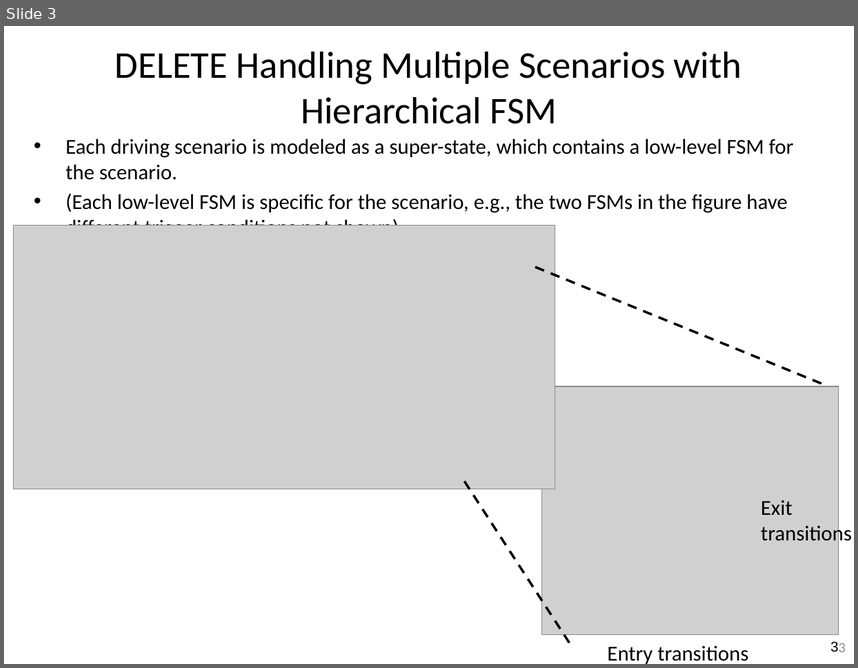
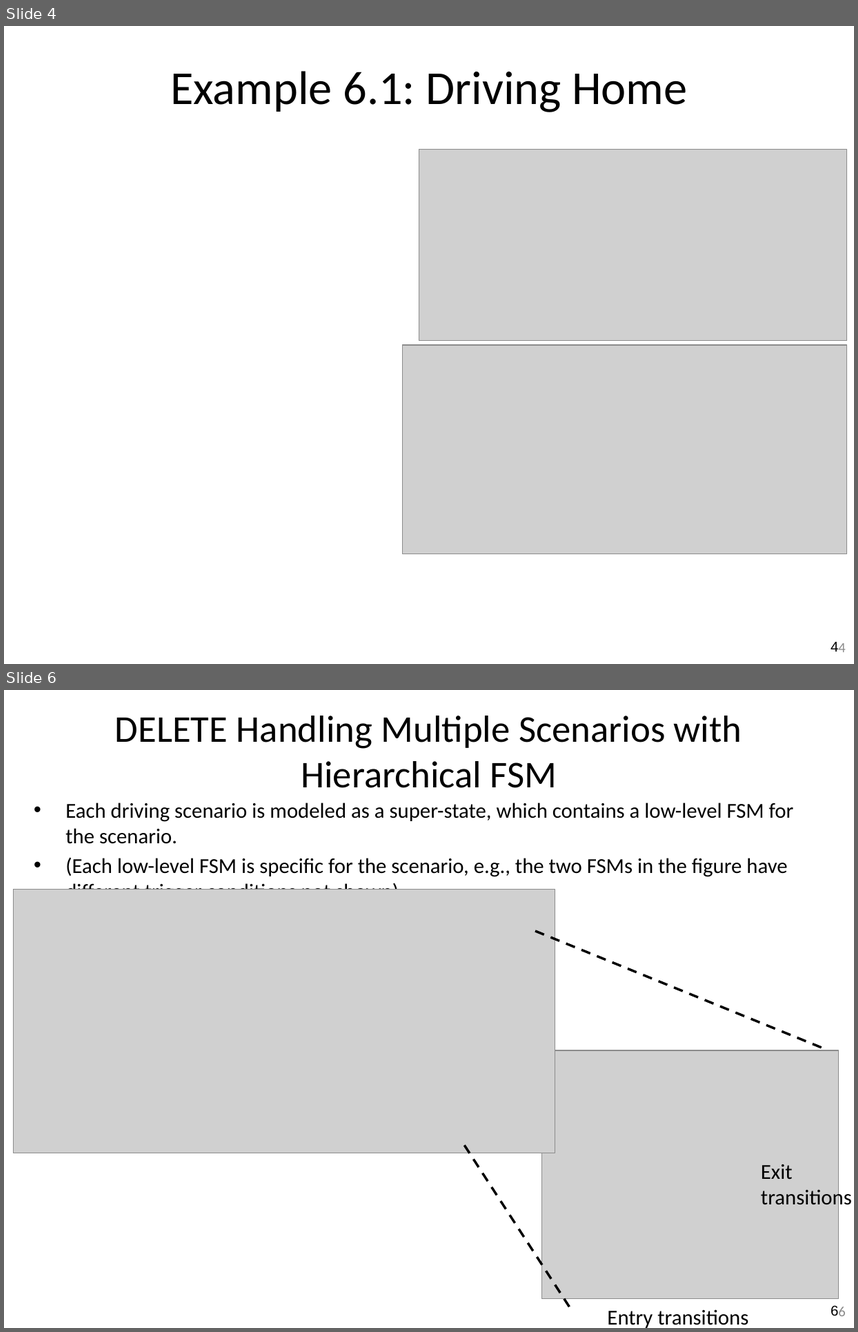
Before and after one commit to guzonghua/saav, a slide deck: PPTs/bak/UMU SDC TODO.pptx. Shown one above the other, each under a label of ours: slide 3 before the commit, slides 4 and 6 after it; the slides between them are not shown. The pictures are 858x668 and 858x1332 pixels, drawn with LibreOffice and Linux fonts; fonts in the diff are those of the drawing; grey boxes stand for pictures. Boxes give left, top, right and bottom in pixels: in the first picture for what was removed or moved away, otherwise in the second. Text is boxed around its words. In the diff, an @@ line names an element or a change of style, - is before the commit and + after.

```diff
--- a/PPTs/bak/UMU SDC TODO.pptx
+++ b/PPTs/bak/UMU SDC TODO.pptx
@@ slide 4 added at <box>4,26,854,664</box>, background #FFFFFF; not listed: 1 template element that a slide beside it also shows @@
@@ title added at <box>170,71,687,112</box>, 40 pt, text #000000 @@
+Example 6.1: Driving Home
@@ picture added at <box>419,150,846,341</box> @@
@@ picture added at <box>403,345,847,554</box> @@
@@ page number added at <box>831,641,838,651</box>, 12 pt, text #000000 @@
+4
@@ what was slide 3 is now slide 6 @@
@@ page number at <box>831,1305,838,1316</box>: text changed @@
-3
+6
@@ page number at <box>838,1306,845,1316</box>: text changed @@
-3
+6
```
Also in this commit, not shown: 3 other slides added, 1 slide removed, 6 other files.
